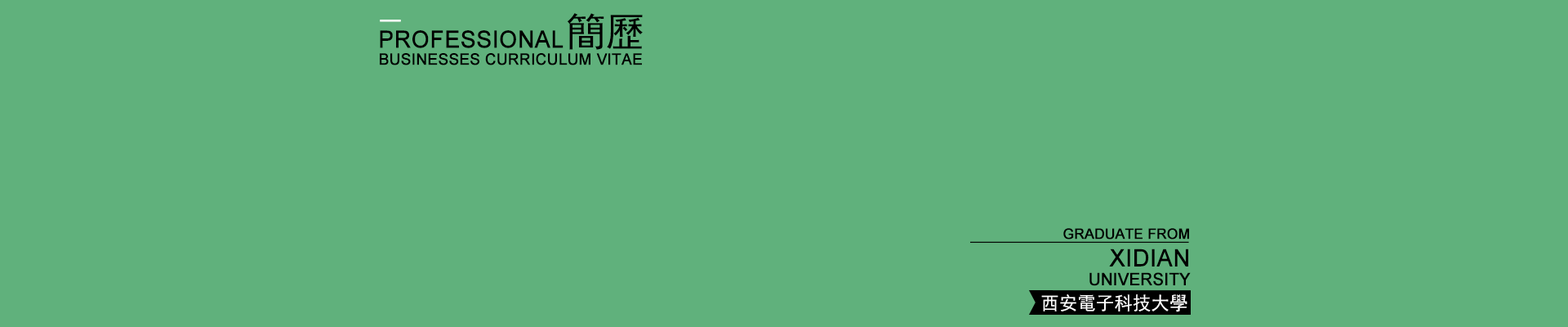
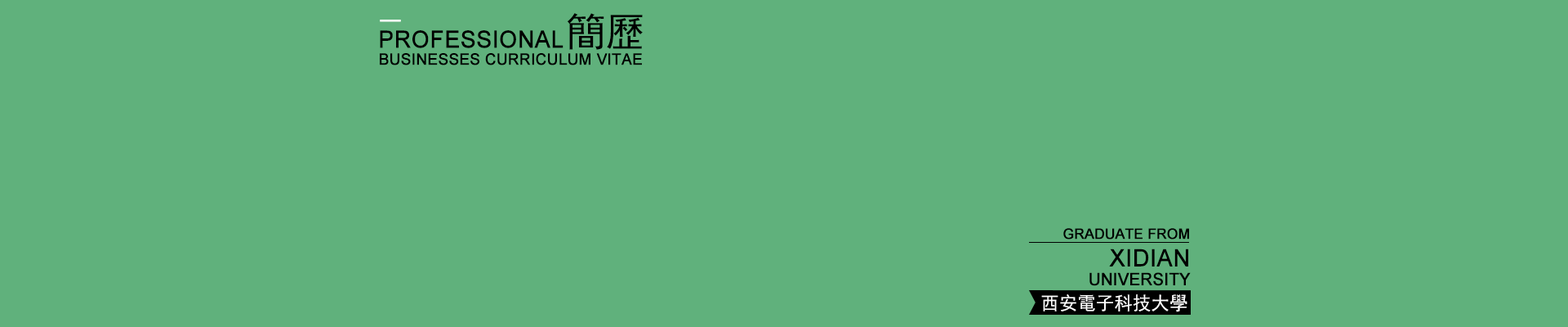
Layers edited between the first and the second 1568 x 327 image:
painted on "矩形 3" (1st of 2, in "组 1" › "组 11" › "组 2") over (970, 240, 1190, 243)
